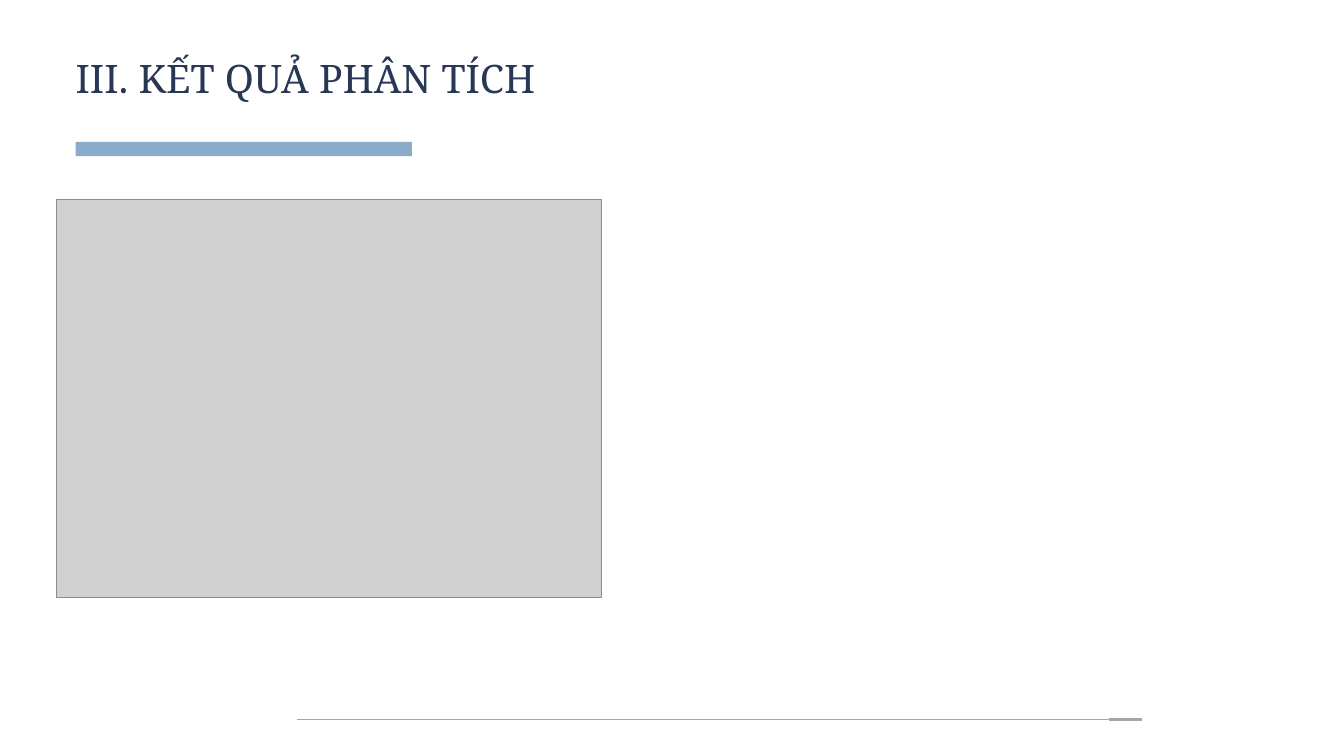
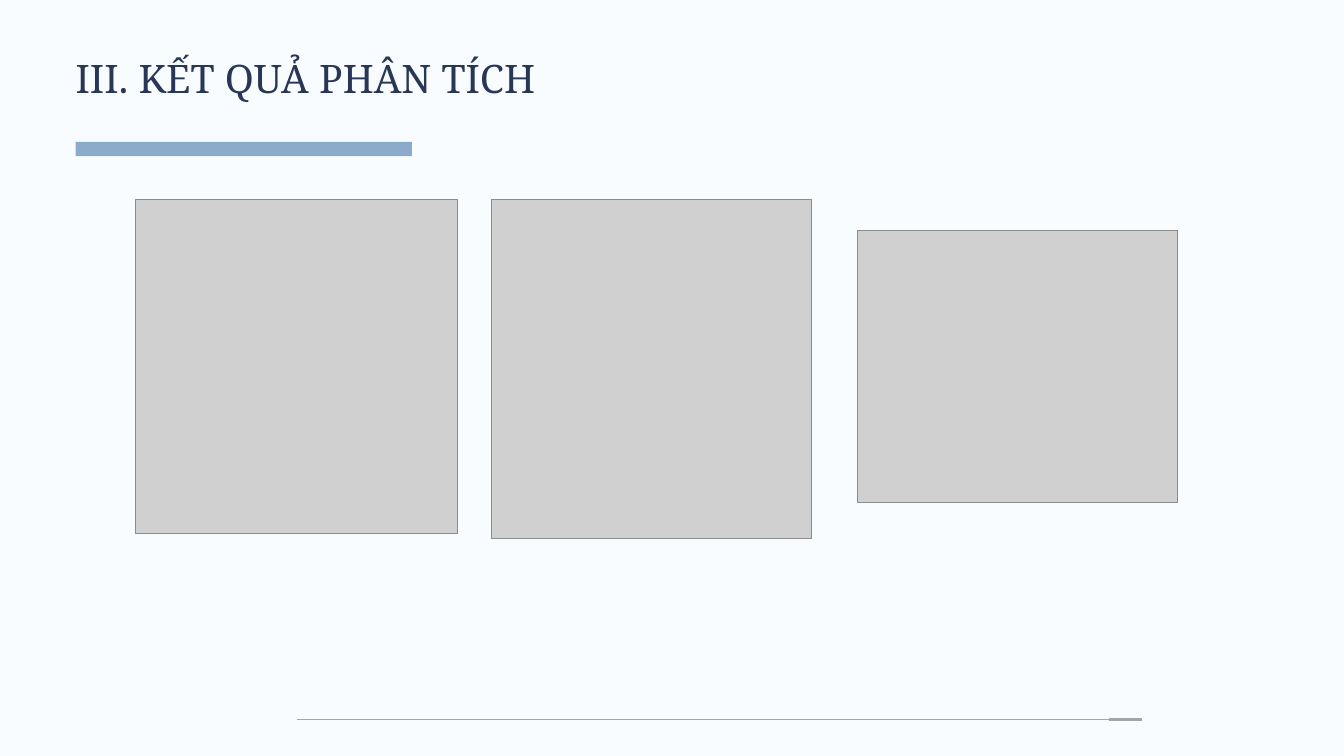
Before and after one commit to n0aHVN/Nhom01_BDML_02, a slide deck: slide 6 of Final/Nhom01.pptx (slide 9 before the commit). Drawn at 1344x756 pixels with LibreOffice and Linux fonts; fonts in the diff are those of the drawing; grey boxes stand for pictures. Boxes give left, top, right and bottom in pixels: in the first picture for what was removed or moved away, otherwise in the second. Text is boxed around its words. In the diff, an @@ line names an element or a change of style, - is before the commit and + after.

```diff
--- a/Final/Nhom01.pptx
+++ b/Final/Nhom01.pptx
@@ background #FFFFFF to #F9FCFF @@
@@ picture removed at (x1=56, y1=200, x2=601, y2=597) @@
@@ picture added at (x1=136, y1=200, x2=458, y2=534) @@
@@ picture added at (x1=491, y1=200, x2=812, y2=538) @@
@@ picture added at (x1=857, y1=230, x2=1177, y2=503) @@
```
Also in this commit, not shown: 3 other slides changed, 2 slides removed.
